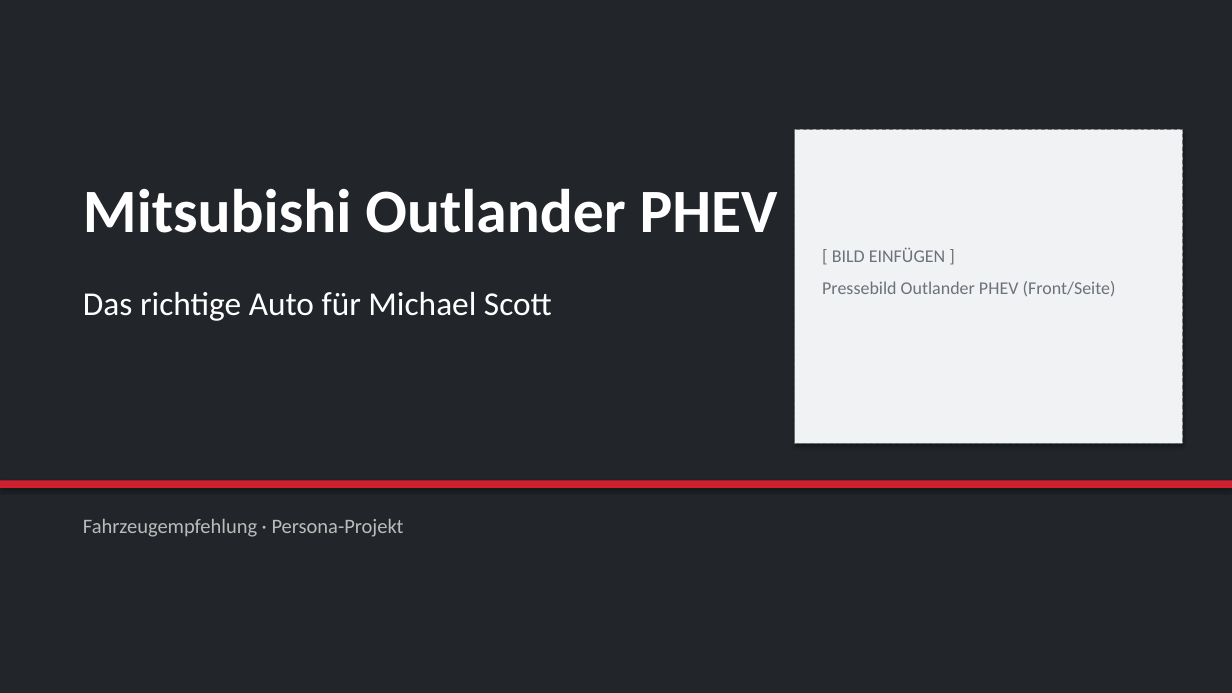
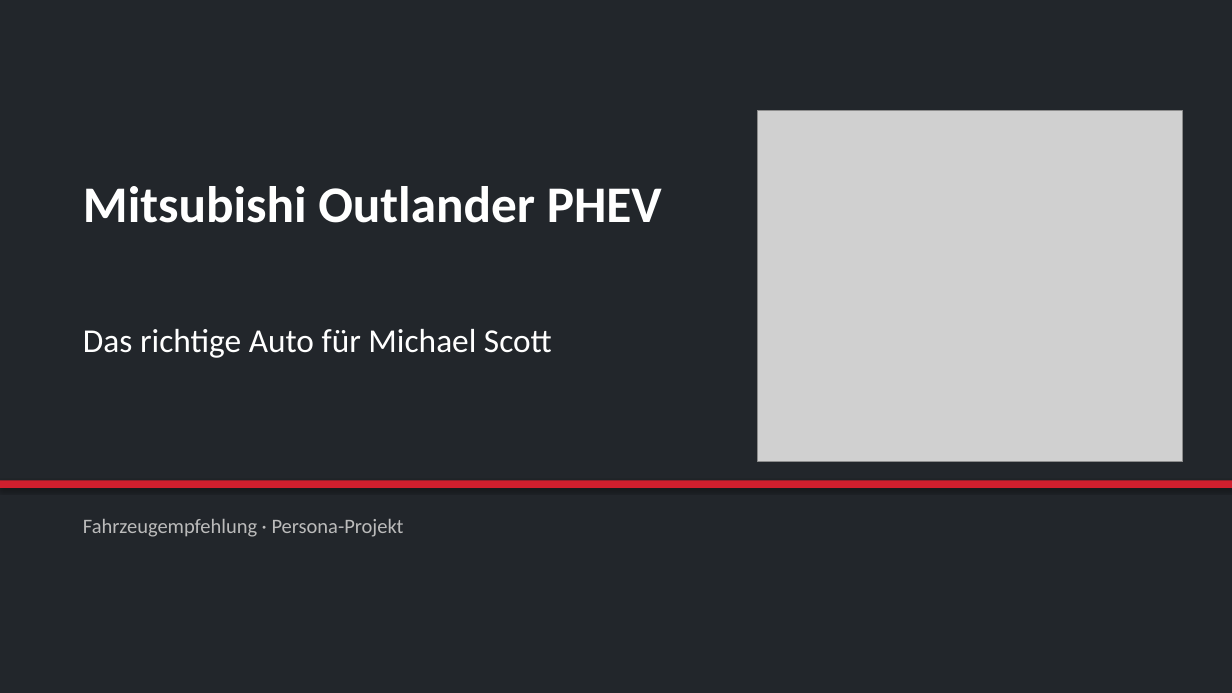
Before and after one commit to KetaLP-hub/Flux, a slide deck: slide 1 of Michael_Scott_Autoempfehlung.pptx. Drawn at 1232x693 pixels with LibreOffice and Linux fonts; fonts in the diff are those of the drawing; grey boxes stand for pictures. Boxes give left, top, right and bottom in pixels: in the first picture for what was removed or moved away, otherwise in the second. Text is boxed around its words. In the diff, an @@ line names an element or a change of style, - is before the commit and + after.

```diff
--- a/Michael_Scott_Autoempfehlung.pptx
+++ b/Michael_Scott_Autoempfehlung.pptx
@@ picture added at <box>758,111,1183,462</box> @@
@@ rectangle removed at <box>795,129,1183,444</box> @@
@@ text "Mitsubishi Outlander PHEV" at <box>83,186,662,223</box>: size 48 to 40 pt @@
@@ text removed at <box>822,248,1116,296</box> @@
-[ BILD EINFÜGEN ]
-Pressebild Outlander PHEV (Front/Seite)
@@ text "Das richtige Auto für Michael ...": place and size @@
-text "Das richtige Auto für Michael ..." at <box>83,292,552,321</box>
+text "Das richtige Auto für Michael ..." at <box>83,329,552,358</box>
```
Also in this commit, not shown: 1 other slide changed.
